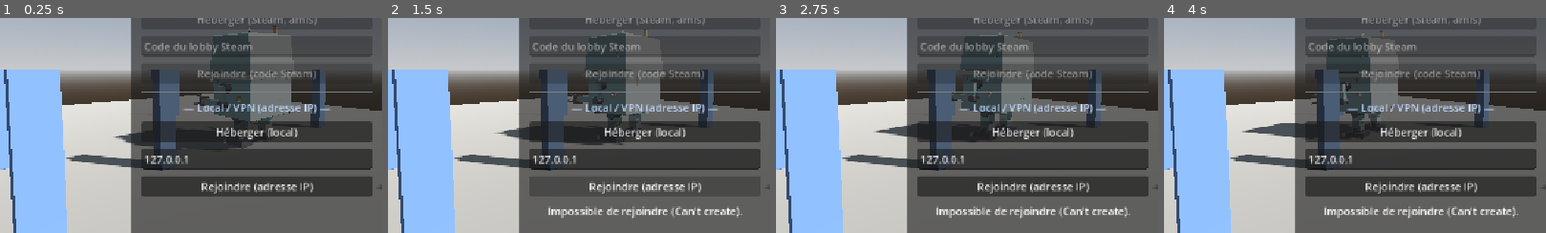
Above: before the commit, frames 1-4 (left to right).
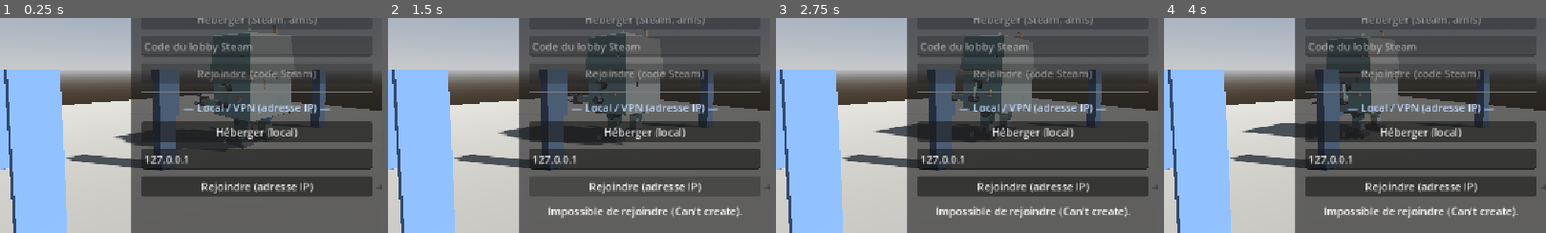
Above: after the commit, the same moments.

Repository: Marchma0/Robot-The-Bot
Game: Godot game, scene res://scenes/main/main.tscn
Same seed, same stepped clock (60 frames per second), same inputs: the game is played once before the commit and once after it.
Inputs (mouse positions are % of the whole screen's width and height, from its top left):
- Up to frame 1 (0.25 s): no input
- Up to frame 2 (1.5 s): click "Héberger (local)" at 0.5 s; click "Rejoindre (adresse IP)" at 1.25 s
- Up to frame 3 (2.75 s): move the mouse to (72, 45) at 2.02 s; hold D (move_right) from 2.03 s (still down); hold Ctrl (crouch) from 2.03 s (still down); click (72, 45) at 2.17 s; tap E (interact) at 2.3 s
- Up to frame 4 (4 s): move the mouse to (30, 55) at 2.77 s; release D (move_right) at 2.78 s; release Ctrl (crouch) at 2.78 s; hold S (move_back) 2.78-3.53 s; tap E (interact) at 2.85, 3.8 s; tap Ctrl (crouch) at 3.05 s; move the mouse to (60, 28) at 3.52 s; hold D (move_right) from 3.53 s (still down); hold Ctrl (crouch) from 3.53 s (still down)
The pictures show only the part of the screen within x 16-66%, y 34-84%; the shares and areas given below are measured in that part.

The runs differ from the first frame. In frame 1, 0.1% of the frame differs, in the area x 50-77%, y 5-61%; in frame 2, 0.1%, in the area x 28-72%, y 5-58%; in frame 3, 0.1%; in frame 4, less than 0.1%.

Commit message:
Synchro lissée (M6.6) : NetSmoother sur les nains et le mécha, nain dehors dans le repère monde, physics_interpolation, envoi à 30 Hz, états d'animation en un seul nombre, mécha calculé avant les nains
Co-Authored-By: Claude Opus 5.5 <noreply@anthropic.com>

Diff:
--- a/project.godot
+++ b/project.godot
@@ -125,6 +125,7 @@
 [physics]
 
 3d/physics_engine="Jolt Physics"
+common/physics_interpolation=true
 
 [rendering]
 
--- a/scenes/main/main.tscn
+++ b/scenes/main/main.tscn
@@ -127,6 +127,7 @@
 [node name="CockpitTestMotion" type="Node" parent="World" unique_id=895012465 node_paths=PackedStringArray("target")]
 script = ExtResource("6_motion")
 target = NodePath("../Mecha")
+process_physics_priority = -10
 
 [node name="PlayerSpawner" type="MultiplayerSpawner" parent="World" unique_id=1793405204 node_paths=PackedStringArray("spawn_points")]
 spawn_path = NodePath("../Mecha/Players")
--- a/scenes/mecha/mecha.tscn
+++ b/scenes/mecha/mecha.tscn
@@ -12,6 +12,7 @@
 [ext_resource type="Shader" path="res://scenes/mecha/props/tv_screen.gdshader" id="10_tv"]
 [ext_resource type="PackedScene" path="res://scenes/mecha/controls/toilet.tscn" id="11_toilet"]
 [ext_resource type="PackedScene" path="res://scenes/mecha/props/toilet_door.tscn" id="12_door"]
+[ext_resource type="Script" path="res://scripts/network/net_smoother.gd" id="13_smoother"]
 
 [sub_resource type="ShaderMaterial" id="ShaderMaterial_tv"]
 shader = ExtResource("10_tv")
@@ -21,12 +22,9 @@
 size = Vector2(0.68, 0.48)
 
 [sub_resource type="SceneReplicationConfig" id="SceneReplicationConfig_mecha"]
-properties/0/path = NodePath(".:position")
+properties/0/path = NodePath("NetSmoother:net_state")
 properties/0/spawn = true
 properties/0/replication_mode = 1
-properties/1/path = NodePath(".:rotation")
-properties/1/spawn = true
-properties/1/replication_mode = 1
 
 [sub_resource type="BoxShape3D" id="Shape_BellyFloor"]
 size = Vector3(3.45, 0.2, 3.8)
@@ -423,3 +421,9 @@
 
 [node name="MultiplayerSynchronizer" type="MultiplayerSynchronizer" parent="."]
 replication_config = SubResource("SceneReplicationConfig_mecha")
+replication_interval = 0.033
+
+[node name="NetSmoother" type="Node" parent="." node_paths=PackedStringArray("target")]
+process_physics_priority = -10
+script = ExtResource("13_smoother")
+target = NodePath("..")
--- a/scenes/player/dwarf.tscn
+++ b/scenes/player/dwarf.tscn
@@ -8,6 +8,7 @@
 [ext_resource type="PackedScene" path="res://scenes/ui/emote_wheel.tscn" id="6_wheel"]
 [ext_resource type="PackedScene" path="res://scenes/ui/state_bubble.tscn" id="7_bubble"]
 [ext_resource type="Script" path="res://scripts/ui/splat_overlay.gd" id="8_splat"]
+[ext_resource type="Script" path="res://scripts/network/net_smoother.gd" id="10_smoother"]
 [ext_resource type="Script" path="res://scripts/ui/poop_minigame.gd" id="9_poopgame"]
 
 [sub_resource type="CapsuleShape3D" id="CapsuleShape3D_body"]
@@ -15,63 +16,39 @@
 height = 1.2
 
 [sub_resource type="SceneReplicationConfig" id="SceneReplicationConfig_dwarf"]
-properties/0/path = NodePath(".:position")
+properties/0/path = NodePath("NetSmoother:net_state")
 properties/0/spawn = true
 properties/0/replication_mode = 1
-properties/1/path = NodePath(".:rotation")
+properties/1/path = NodePath(".:anim_speed")
 properties/1/spawn = true
 properties/1/replication_mode = 1
-properties/2/path = NodePath("Head:rotation")
+properties/2/path = NodePath(".:anim_flags")
 properties/2/spawn = true
-properties/2/replication_mode = 1
-properties/3/path = NodePath(".:anim_speed")
+properties/2/replication_mode = 2
+properties/3/path = NodePath(".:anim_press_count")
 properties/3/spawn = true
-properties/3/replication_mode = 1
-properties/4/path = NodePath(".:anim_airborne")
+properties/3/replication_mode = 2
+properties/4/path = NodePath(".:player_name")
 properties/4/spawn = true
 properties/4/replication_mode = 2
-properties/5/path = NodePath(".:anim_holding")
+properties/5/path = NodePath(".:anim_emote")
 properties/5/spawn = true
 properties/5/replication_mode = 2
-properties/6/path = NodePath(".:anim_seated")
+properties/6/path = NodePath(".:anim_emote_count")
 properties/6/spawn = true
 properties/6/replication_mode = 2
-properties/7/path = NodePath(".:anim_press_count")
+properties/7/path = NodePath(".:anim_throw_count")
 properties/7/spawn = true
 properties/7/replication_mode = 2
-properties/8/path = NodePath(".:player_name")
+properties/8/path = NodePath(".:anim_hit_count")
 properties/8/spawn = true
 properties/8/replication_mode = 2
-properties/9/path = NodePath(".:anim_floating")
+properties/9/path = NodePath(".:anim_sigh_count")
 properties/9/spawn = true
 properties/9/replication_mode = 2
-properties/10/path = NodePath(".:anim_climbing")
+properties/10/path = NodePath(".:anim_golden_count")
 properties/10/spawn = true
 properties/10/replication_mode = 2
-properties/11/path = NodePath(".:anim_emote")
-properties/11/spawn = true
-properties/11/replication_mode = 2
-properties/12/path = NodePath(".:anim_emote_count")
-properties/12/spawn = true
-properties/12/replication_mode = 2
-properties/13/path = NodePath(".:anim_crouching")
-properties/13/spawn = true
-properties/13/replication_mode = 2
-properties/14/path = NodePath(".:anim_pooping")
-properties/14/spawn = true
-properties/14/replication_mode = 2
-properties/15/path = NodePath(".:anim_throw_count")
-properties/15/spawn = true
-properties/15/replication_mode = 2
-properties/16/path = NodePath(".:anim_hit_count")
-properties/16/spawn = true
-properties/16/replication_mode = 2
-properties/17/path = NodePath(".:anim_sigh_count")
-properties/17/spawn = true
-properties/17/replication_mode = 2
-properties/18/path = NodePath(".:anim_golden_count")
-properties/18/spawn = true
-properties/18/replication_mode = 2
 
 [node name="Dwarf" type="CharacterBody3D"]
 script = ExtResource("1_dwarf")
@@ -189,6 +166,13 @@
 
 [node name="MultiplayerSynchronizer" type="MultiplayerSynchronizer" parent="."]
 replication_config = SubResource("SceneReplicationConfig_dwarf")
+replication_interval = 0.033
+
+[node name="NetSmoother" type="Node" parent="." node_paths=PackedStringArray("target", "pitch_node")]
+unique_name_in_owner = true
+script = ExtResource("10_smoother")
+target = NodePath("..")
+pitch_node = NodePath("../Head")
 
 [node name="Animator" type="Node" parent="." node_paths=PackedStringArray("dwarf", "body_model")]
 script = ExtResource("5_animator")
--- a/scripts/interaction/seat.gd
+++ b/scripts/interaction/seat.gd
@@ -42,15 +42,19 @@
 	material.albedo_texture = _feed_viewport.get_texture()
 	_screen.material_override = material
 	_debug_label.visible = show_debug
+	# Les caméras sont replacées à chaque image (voir _process) : pas de lissage physique sur elles.
+	_feed_camera.physics_interpolation_mode = Node.PHYSICS_INTERPOLATION_MODE_OFF
+	_pov_camera.physics_interpolation_mode = Node.PHYSICS_INTERPOLATION_MODE_OFF
 	NetworkManager.player_left.connect(_on_player_left)
 	NetworkManager.session_ended.connect(_on_session_ended)
 
 
 func _process(_delta: float) -> void:
-	# Les caméras suivent le point d'ancrage (visuel, pas de gameplay).
+	# Les caméras suivent le point d'ancrage tel qu'il est affiché (lissé), pas de gameplay.
 	if has_screen and camera_anchor != null:
-		_feed_camera.global_transform = camera_anchor.global_transform
-		_pov_camera.global_transform = camera_anchor.global_transform
+		var anchor: Transform3D = camera_anchor.get_global_transform_interpolated()
+		_feed_camera.global_transform = anchor
+		_pov_camera.global_transform = anchor
 	if show_debug:
 		var who: String = "libre" if occupant_peer_id == 0 else "occupé par %d" % occupant_peer_id
 		_debug_label.text = "%s\n%s\nmove %s look %s" % [display_name, who, control_move.snapped(Vector2.ONE * 0.01), control_look.snapped(Vector2.ONE * 0.01)]
--- a/scripts/mecha/swinging_lamp.gd
+++ b/scripts/mecha/swinging_lamp.gd
@@ -26,7 +26,8 @@
 	_last_position = global_position
 
 
-func _process(delta: float) -> void:
+func _physics_process(delta: float) -> void:
+	# En étape physique : le mécha y bouge aussi, et le lissage physique affiche le balancement en douceur.
 	if delta <= 0.0:
 		return
 	var velocity: Vector3 = (global_position - _last_position) / delta
--- /dev/null
+++ b/scripts/network/net_smoother.gd
@@ -0,0 +1,127 @@
+class_name NetSmoother
+extends Node
+## Synchronise la place d'un Node3D (la cible) et la lisse chez les autres joueurs.
+##
+## - Chez le propriétaire (autorité) : `net_state` est lu par le MultiplayerSynchronizer,
+##   qui l'envoie (~30 fois par seconde). Rien d'autre à faire.
+## - Chez les autres : chaque état reçu est rangé avec son heure d'envoi. La cible est
+##   affichée avec DELAY de retard, en glissant entre les deux états qui encadrent ce moment.
+##   Les paquets en retard ou perdus ne se voient donc pas.
+##
+## La place est envoyée dans le repère du parent (cas normal : un nain dans le cockpit),
+## ou dans le monde si `world_space` est vrai (un nain dehors ne suit plus le mécha).
+## La cible est déplacée dans _physics_process : le lissage physique de Godot
+## (physics_interpolation) fait le reste entre deux étapes.
+
+## Retard d'affichage des autres joueurs (s).
+const DELAY: float = 0.1
+## Au-delà de cet écart entre deux états, on saute directement (téléportation, réapparition).
+const SNAP_DISTANCE: float = 3.0
+## Nombre max d'états gardés en mémoire.
+const MAX_BUFFER: int = 20
+
+@export var target: Node3D
+## Nœud optionnel dont l'inclinaison (rotation.x) est aussi synchronisée (la tête du nain).
+@export var pitch_node: Node3D
+
+## Vrai si la cible doit être placée dans le monde et non dans le repère de son parent.
+## Écrit par le propriétaire de la cible, envoyé avec la position.
+var world_space: bool = false
+
+## État envoyé : [heure, monde ?, px, py, pz, qx, qy, qz, qw, inclinaison].
+var net_state: PackedFloat64Array:
+	get:
+		return _read_state()
+	set(value):
+		_push_state(value)
+
+## États reçus, du plus ancien au plus récent.
+var _buffer: Array[PackedFloat64Array] = []
+## Écart estimé entre notre horloge et celle de l'expéditeur (s).
+var _clock_offset: float = 0.0
+var _has_offset: bool = false
+var _applied_once: bool = false
+
+
+func _physics_process(_delta: float) -> void:
+	if is_multiplayer_authority() or _buffer.is_empty() or target == null:
+		return
+	var render_time: float = _now() - _clock_offset - DELAY
+	# On jette les états trop vieux, en gardant celui juste avant render_time.
+	while _buffer.size() >= 2 and _buffer[1][0] <= render_time:
+		_buffer.pop_front()
+	var from: PackedFloat64Array = _buffer[0]
+	if _buffer.size() == 1 or render_time <= from[0]:
+		_apply(from, from, 0.0)
+		return
+	var to: PackedFloat64Array = _buffer[1]
+	var t: float = clampf((render_time - from[0]) / maxf(to[0] - from[0], 0.0001), 0.0, 1.0)
+	_apply(from, to, t)
+
+
+## Heure de simulation : nombre d'étapes physiques écoulées (même pas chez tout le monde).
+func _now() -> float:
+	return float(Engine.get_physics_frames()) / float(Engine.physics_ticks_per_second)
+
+
+func _read_state() -> PackedFloat64Array:
+	if target == null:
+		return PackedFloat64Array()
+	var xform: Transform3D = target.global_transform if world_space else target.transform
+	var q: Quaternion = xform.basis.get_rotation_quaternion()
+	var pitch: float = pitch_node.rotation.x if pitch_node != null else 0.0
+	return PackedFloat64Array([
+		_now(), 1.0 if world_space else 0.0,
+		xform.origin.x, xform.origin.y, xform.origin.z,
+		q.x, q.y, q.z, q.w, pitch,
+	])
+
+
+func _push_state(state: PackedFloat64Array) -> void:
+	# Pendant l'apparition (spawn), l'état arrive avant l'entrée dans l'arbre : on le garde.
+	if state.size() < 10 or (is_inside_tree() and is_multiplayer_authority()):
+		return
+	var sample: float = _now() - state[0]
+	if not _has_offset or sample < _clock_offset:
+		# Paquet arrivé plus vite que prévu : on recale l'horloge dessus.
+		_clock_offset = sample
+		_has_offset = true
+	else:
+		# Le réseau ralentit : on laisse lentement plus de marge.
+		_clock_offset = lerpf(_clock_offset, sample, 0.02)
+	if not _buffer.is_empty() and state[0] <= _buffer.back()[0]:
+		return   # vieux paquet arrivé en retard
+	_buffer.append(state)
+	if _buffer.size() > MAX_BUFFER:
+		_buffer.pop_front()
+
+
+func _apply(from: PackedFloat64Array, to: PackedFloat64Array, t: float) -> void:
+	var snap: bool = not _applied_once or from[1] != to[1] \
+		or _origin(from).distance_to(_origin(to)) > SNAP_DISTANCE
+	if snap:
+		# Changement de repère (sortie / retour dans le mécha) ou téléportation : pas de glissé.
+		from = to
+		t = 0.0
+	var origin: Vector3 = _origin(from).lerp(_origin(to), t)
+	var rotation: Quaternion = _quat(from).slerp(_quat(to), t)
+	var xform: Transform3D = Transform3D(Basis(rotation), origin)
+	if to[1] > 0.5:
+		target.global_transform = xform
+	else:
+		target.transform = xform
+	if pitch_node != null:
+		pitch_node.rotation.x = lerpf(from[9], to[9], t)
+	if snap and _applied_once:
+		target.reset_physics_interpolation()
+	if not _applied_once:
+		_applied_once = true
+		target.reset_physics_interpolation()
+
+
+func _origin(state: PackedFloat64Array) -> Vector3:
+	return Vector3(state[2], state[3], state[4])
+
+
+func _quat(state: PackedFloat64Array) -> Quaternion:
+	return Quaternion(state[5], state[6], state[7], state[8]).normalized()
--- a/scripts/player/dwarf.gd
+++ b/scripts/player/dwarf.gd
@@ -2,8 +2,9 @@
 extends CharacterBody3D
 ## Nain contrôlé par un joueur, en vue première personne.
 ## Le nœud porte le peer id de son joueur comme nom, ce qui donne l'autorité.
-## Seul le propriétaire simule le déplacement ; le MultiplayerSynchronizer réplique
-## la position LOCALE (le nain est enfant du cockpit, donc il suit le mécha partout).
+## Seul le propriétaire simule le déplacement. Sa place est envoyée par le NetSmoother
+## (lissée chez les autres) : dans le repère du cockpit tant qu'il est dedans (il suit le
+## mécha partout), dans le monde quand il est dehors.
 
 const SLOT_COLORS: Array[Color] = [
 	Color(0.85, 0.25, 0.2),
@@ -41,6 +42,14 @@
 ## Position d'un objet tenu en main, par rapport aux yeux (m).
 const HOLD_OFFSET: Vector3 = Vector3(0.2, -0.22, -0.4)
 const CROUCH_EYE_HEIGHT: float = 0.7
+## Bits de `anim_flags` (états d'animation envoyés ensemble, en un seul nombre).
+const FLAG_AIRBORNE: int = 1
+const FLAG_HOLDING: int = 2
+const FLAG_SEATED: int = 4
+const FLAG_FLOATING: int = 8
+const FLAG_CLIMBING: int = 16
+const FLAG_CROUCHING: int = 32
+const FLAG_POOPING: int = 64
 
 @export var walk_speed: float = 3.5
 @export var ground_acceleration: float = 30.0
@@ -96,6 +105,22 @@
 		anim_crouching = value
 		if is_node_ready():
 			_apply_crouch_shape()
+## Tous les états oui / non ci-dessus en un seul nombre : c'est lui qui est répliqué.
+## Le propriétaire le calcule à la lecture, les autres le décodent à la réception.
+var anim_flags: int:
+	get:
+		return (FLAG_AIRBORNE if anim_airborne else 0) | (FLAG_HOLDING if anim_holding else 0) \
+			| (FLAG_SEATED if anim_seated else 0) | (FLAG_FLOATING if anim_floating else 0) \
+			| (FLAG_CLIMBING if anim_climbing else 0) | (FLAG_CROUCHING if anim_crouching else 0) \
+			| (FLAG_POOPING if anim_pooping else 0)
+	set(value):
+		anim_airborne = value & FLAG_AIRBORNE != 0
+		anim_holding = value & FLAG_HOLDING != 0
+		anim_seated = value & FLAG_SEATED != 0
+		anim_floating = value & FLAG_FLOATING != 0
+		anim_climbing = value & FLAG_CLIMBING != 0
+		anim_crouching = value & FLAG_CROUCHING != 0
+		anim_pooping = value & FLAG_POOPING != 0
 
 var _gravity: float = ProjectSettings.get_setting("physics/3d/default_gravity")
 var _spawn_position: Vector3 = Vector3.ZERO
@@ -138,6 +163,7 @@
 @onready var _state_bubble: StateBubble = %StateBubble
 @onready var _splat_overlay: SplatOverlay = %SplatOverlay
 @onready var _poop_game: PoopMinigame = %PoopMinigame
+@onready var _smoother: NetSmoother = %NetSmoother
 
 
 func _enter_tree() -> void:
@@ -164,6 +190,8 @@
 	set_physics_process(is_local)
 	set_process_unhandled_input(is_local)
 	_camera.current = is_local
+	# La caméra est replacée à chaque image (voir _process) : pas de lissage physique sur elle.
+	_camera.physics_interpolation_mode = Node.PHYSICS_INTERPOLATION_MODE_OFF
 	_hud.visible = is_local
 	if not is_local:
 		# La bulle d'état (portrait 3D) ne sert qu'au joueur local : inutile de la rendre ailleurs.
@@ -219,11 +247,9 @@
 		# Les yeux descendent / remontent en douceur quand on s'accroupit / se relève.
 		var eye_height: float = CROUCH_EYE_HEIGHT if anim_crouching else EYE_HEIGHT
 		_head.position.y = move_toward(_head.position.y, eye_height, _delta * 2.5)
-	# Dehors : le mécha a pu bouger depuis la dernière frame physique (son script, ou la
-	# synchronisation réseau chez un client). On se replace à chaque image affichée, sinon
-	# le nain est emporté une image sur deux (secousses).
-	if _was_outside and is_multiplayer_authority() and _pullup_time < 0.0 and _interactor.get_rope() == null:
-		_apply_world_place()
+		# Le corps est affiché lissé entre deux étapes physiques ; la caméra suit cette
+		# position lissée, mais garde l'orientation la plus récente (souris sans retard).
+		_camera.global_transform = _view_transform()
 
 
 func _physics_process(delta: float) -> void:
@@ -295,6 +321,7 @@
 		position = _spawn_position
 		velocity = Vector3.ZERO
 		_was_outside = false
+		reset_physics_interpolation()   # téléportation : pas de glissé à l'écran
 
 	_air_time = 0.0 if is_on_floor() or anim_floating else _air_time + delta
 	anim_speed = horizontal.length()
@@ -303,6 +330,7 @@
 	anim_seated = false
 	anim_pooping = false
 	anim_climbing = false
+	_smoother.world_space = _was_outside
 
 
 ## Appelé par le spawner avant add_child, avec les mêmes données sur tous les peers.
@@ -338,7 +366,7 @@
 ## Où se trouve un objet tenu en main (devant soi, en bas à droite de la vue), en global.
 ## Suit l'inclinaison du regard, pour que l'objet reste visible.
 func get_hold_transform() -> Transform3D:
-	return _head.global_transform * Transform3D(Basis.IDENTITY, HOLD_OFFSET)
+	return _view_transform() * Transform3D(Basis.IDENTITY, HOLD_OFFSET)
 
 
 ## Envoyé par l'hôte quand un caca lancé touche ce nain : écran taché + animation "hit".
@@ -364,6 +392,7 @@
 	else:
 		_look(Vector2(-stick_look.x, stick_look.y))
 		global_transform = seat.get_sit_transform() * Transform3D(Basis(Vector3.UP, _seat_yaw), Vector3.ZERO)
+	_smoother.world_space = false
 	anim_seated = true
 	anim_pooping = seat is Toilet
 	if seat is Toilet:
@@ -408,6 +437,7 @@
 	var back: Vector3 = global_basis.z - rope_up * global_basis.z.dot(rope_up)
 	global_position = rope.point_at(rope_height) + back.normalized() * CLIMB_DISTANCE
 	velocity = Vector3.ZERO
+	_smoother.world_space = false
 	anim_climbing = true
 	anim_crouching = false
 	anim_speed = absf(climb_input) * climb_speed
@@ -453,6 +483,12 @@
 	_was_outside = outside
 
 
+## Point de vue (les yeux) tel qu'il est affiché : position lissée par le lissage physique,
+## orientation la plus récente. Sert à la caméra et aux objets tenus en main.
+func _view_transform() -> Transform3D:
+	return Transform3D(global_basis * _head.basis, get_global_transform_interpolated() * _head.position)
+
+
 ## Dehors : place le nain à sa position mémorisée dans le monde, debout, tourné de `_world_yaw`.
 func _apply_world_place() -> void:
 	global_transform = Transform3D(Basis(Vector3.UP, _world_yaw), _world_position)
--- a/scripts/props/poop.gd
+++ b/scripts/props/poop.gd
@@ -61,7 +61,13 @@
 
 
 func _process(_delta: float) -> void:
-	# Tenu : chaque peer le place lui-même dans la main du porteur (fluide, pas de réseau).
+	# Tenu : chaque peer le place lui-même dans la main du porteur (fluide, pas de réseau),
+	# à chaque image : le lissage physique ne doit pas s'en mêler.
+	var held_mode: Node.PhysicsInterpolationMode = Node.PHYSICS_INTERPOLATION_MODE_OFF if holder_peer_id != 0 \
+		else Node.PHYSICS_INTERPOLATION_MODE_INHERIT
+	if physics_interpolation_mode != held_mode:
+		physics_interpolation_mode = held_mode
+		reset_physics_interpolation()
 	if holder_peer_id != 0:
 		var dwarf: Dwarf = _find_dwarf(holder_peer_id)
 		if dwarf != null:
Not shown, added: scripts/network/net_smoother.gd.uid
Not shown, changed: CLAUDE.md
Not shown, changed: docs/decisions.md
Not shown, changed: docs/ideas.md
